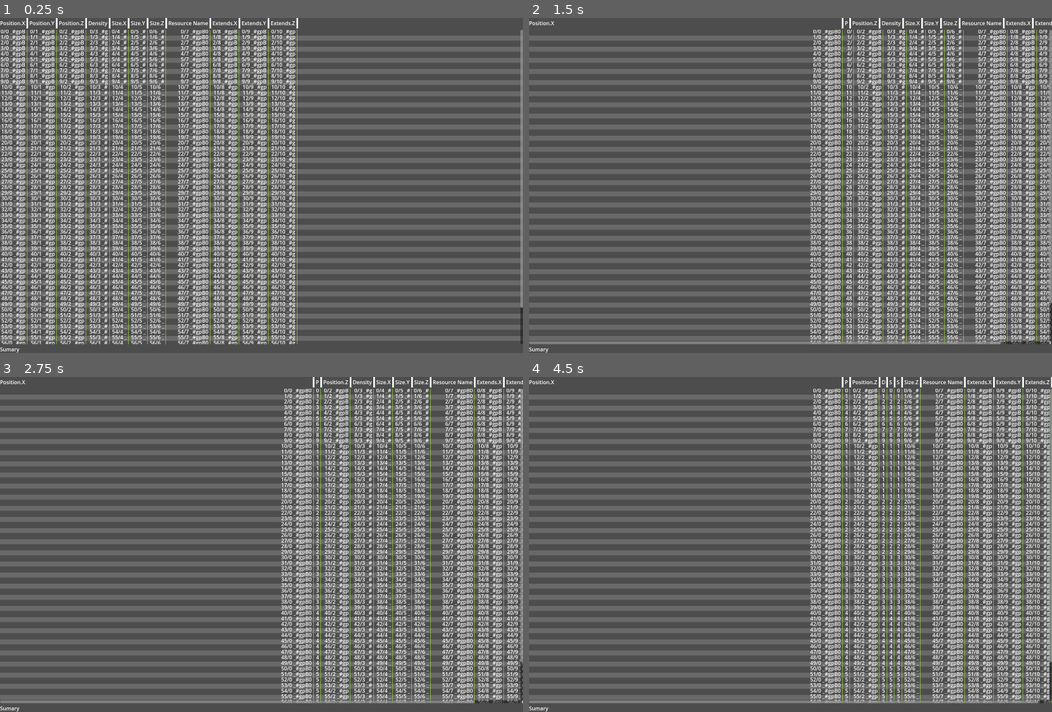
Above: before the commit, frames 1-4 (two rows, left to right).
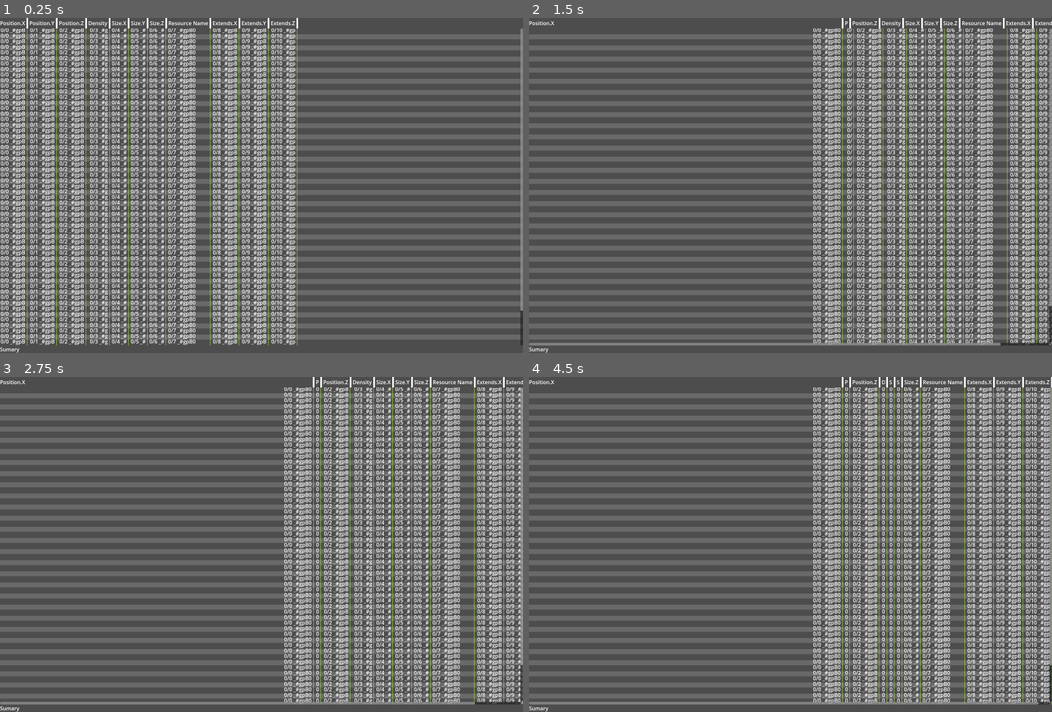
Above: after the commit, the same moments.

Repository: yabadabu/godot_flow
Game: Godot game, scene res://table_view.tscn
The game is run twice, just before and just after one commit, with the same random seed, the same clock (stepped at 60 frames per second) and the same inputs. This scene is started directly instead of the project's main scene.
Inputs (mouse positions are in pixels of both pictures, inside the frame that each line leads up to):
- Up to frame 1 (0.25 s): no input
- Up to frame 2 (1.5 s): tap Enter at 0.5 s; drag from (555, 24) to (842, 111) at 0.52 s; tap Space at 1.25 s; drag from (874, 24) to (764, 252) at 1.27 s
- Up to frame 3 (2.75 s): tap Enter at 2 s; move the mouse to (350, 383) at 2.02 s; hold D from 2.03 s (still down); tap E at 2.1 s; click (350, 383) at 2.17 s
- Up to frame 4 (4.5 s): release D at 2.75 s; tap Space at 2.75, 4.25 s; drag from (905, 383) to (633, 494) at 2.77 s; tap Enter at 3.5 s; drag from (905, 383) to (816, 544) at 3.52 s; drag from (916, 383) to (712, 460) at 4.27 s

The runs differ from the first frame. In frame 1, 38% of the frame differs, in the area x 0-100%, y 3-98%; in frame 2, 34%; in frame 3, 34%; in frame 4, 34%.

Commit message:
Allow customization of the cellContents

Diff:
--- a/scroll_container.gd
+++ b/scroll_container.gd
@@ -1,16 +1,26 @@
 extends ScrollContainer
+class_name DataTableContainer
 
 var col_starts : Array[ float ] = []
 var col_widths : Array[ float ] = []
+var line_height : int = 0
 var font : Font
-var line_height : int = 0
+
+class CellContents:
+	var row : int
+	var col : int
+	var text : String
+	var alignment : HorizontalAlignment
+
+# func drawCell( cell_pos : Vector2, width: float, row : int,  col : int ):
+var cell_contents: Callable
 
 func _ready():
+	font = get_theme_default_font()
 	var hbar = get_h_scroll_bar()
 	var vbar = get_v_scroll_bar()
 	hbar.value_changed.connect( _on_scroll_changed )
 	vbar.value_changed.connect( _on_scroll_changed )
-	font = get_theme_default_font()
 	line_height = get_theme_default_font_size() + 1
 	$Contents.custom_minimum_size = Vector2(400, 20 )
 
@@ -31,8 +41,8 @@
 	var p1 := Vector2( x1, y0 )
 	draw_line( p0, p1, color )
 
-func drawCell( cell_pos : Vector2, width: float, row : int,  col : int ):
-	draw_string( font, cell_pos, "%d/%d _#gpB0" % [ row, col ], HORIZONTAL_ALIGNMENT_RIGHT, width )
+func drawCell( cell_pos : Vector2, width: float, cell : CellContents ):
+	draw_string( font, cell_pos, cell.text, cell.alignment, width  )
 
 func drawVerticalLines():
 	for idx in range( col_starts.size() ):
@@ -48,14 +58,19 @@
 	cell_pos.x = col_starts[ col_idx ]
 
 	# No need to render fully clipped columns
-	if cell_pos.x > size.x || cell_pos.x + w < 0:
+	if cell_pos.x > size.x || cell_pos.x + w < 0 || not cell_contents.is_valid():
 		return
+
+	var cell = CellContents.new()
+	cell.row = row_idx
+	cell.col = col_idx
 
 	while y0 < y1:
 		#horizontallLine( y0, Color.AQUA )
 		cell_pos.y = y0 + line_height - 6
 
-		drawCell( cell_pos, w, row_idx, col_idx )
+		cell_contents.call( cell )
+		drawCell( cell_pos, w, cell )
 
 		y0 += line_height
 		row_idx += 1
--- a/table_view.gd
+++ b/table_view.gd
@@ -67,9 +67,17 @@
 func refreshUI():
 	splitDragged(0)
 
+func getCellContents( cell : DataTableContainer.CellContents ):
+	cell.text = "%d/%d _#gpB0" % [ cell.row, cell.col ]
+	if cell.col == 7:
+		cell.alignment = HORIZONTAL_ALIGNMENT_LEFT
+	else:
+		cell.alignment = HORIZONTAL_ALIGNMENT_RIGHT
+
 func _ready():
 	$TitlesContainer.get_h_scroll_bar().value_changed.connect( titlesScrolled )
 	$ScrollContainer.get_h_scroll_bar().value_changed.connect( dataScrolled )
+	$ScrollContainer.cell_contents = getCellContents
 	clearColumns()
 	addColumn( "Position.X" )
 	addColumn( "Position.Y" )
--- a/table_view.tscn
+++ b/table_view.tscn
@@ -14,6 +14,7 @@
 grow_vertical = 2
 size_flags_horizontal = 2
 size_flags_vertical = 3
+theme_override_constants/separation = 0
 script = ExtResource("1_j3t5q")
 
 [node name="DebugInfo" type="Label" parent="."]
